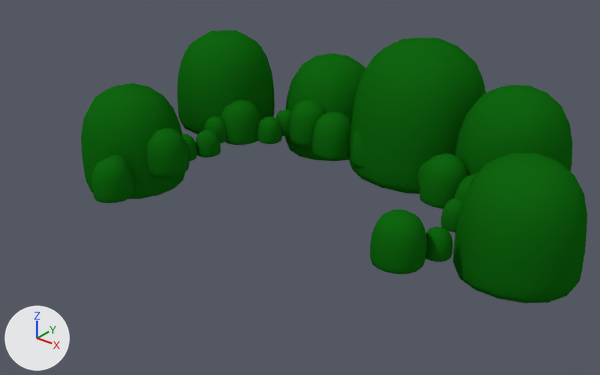
A saved change to the Blender file ld/040/assets/mole.blend.
Before and after are seen from a 50 mm lens placed at (31.5, -36.2, 24.3), pointed at (0.7, 2.3, 0.4). The axes (+X, +Y, +Z) are drawn at lower left. The lights are the same throughout. The same objects are shown in both versions, whatever each file hides.

In view in the first picture: 'nature'.
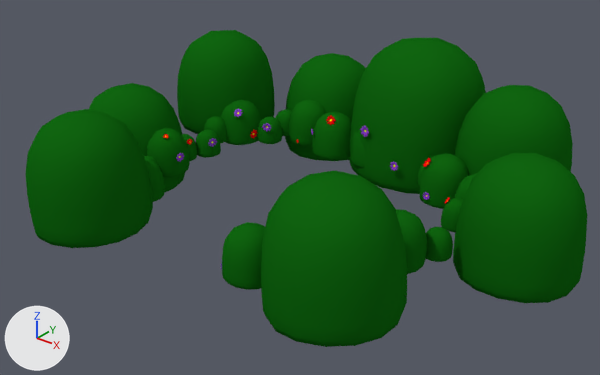
Pixel boxes (x1, y1, x2, y2) of what changed, in the pictures (600 x 375 px):
'nature', reshaped (11% wider, 16% taller)
    before: (81, 30, 587, 303)
    after: (26, 30, 587, 347)
part 1 of me_cube, built on
    before: (92, 155, 134, 203)
    after: (26, 109, 450, 347)

The edits, one by one:
Material 'centerthing' (mat_centerthing) is new.
Its base color is (0.905, 1.0, 0.0) (yellow #f4ff00).
Material 'petal' (mat_petal) is new.
Its base color is (0.261, 0.0497, 0.615) (purple #8c3fce).
Material 'petal2' (mat_petal2) is new.
Its base color is (0.8, 0.0, 0.00363) (red #e7000c).
me_cube is used by ob_nature; location (0.0, 0.0, 0.0).
me_cube had 336 vertices, 280 faces and spanned x -19.7..19.5, y -6.4..19.8, z -3.0..9.3.
me_cube no longer uses material mat_material (dark green #116611).
me_cube now has 2140 vertices, 1772 faces and spans x -19.7..19.5, y -13.2..19.8, z -3.0..9.3.
me_cube part 1: 24 vertices moved from x -12.8..-8.2, y -6.4..-1.7, z -1.0..2.1 to x -11.1..-6.5, y -5.1..-0.4, z -1.0..2.1; 1804 vertices added at x -14.2..15.7, y -13.2..9.3, z -1.3..8.0.
me_cube now uses material mat_grass (dark green #116611).
me_cube now uses material mat_centerthing (yellow #f4ff00).
me_cube now uses material mat_petal (purple #8c3fce).
me_cube now uses material mat_petal2 (red #e7000c).
